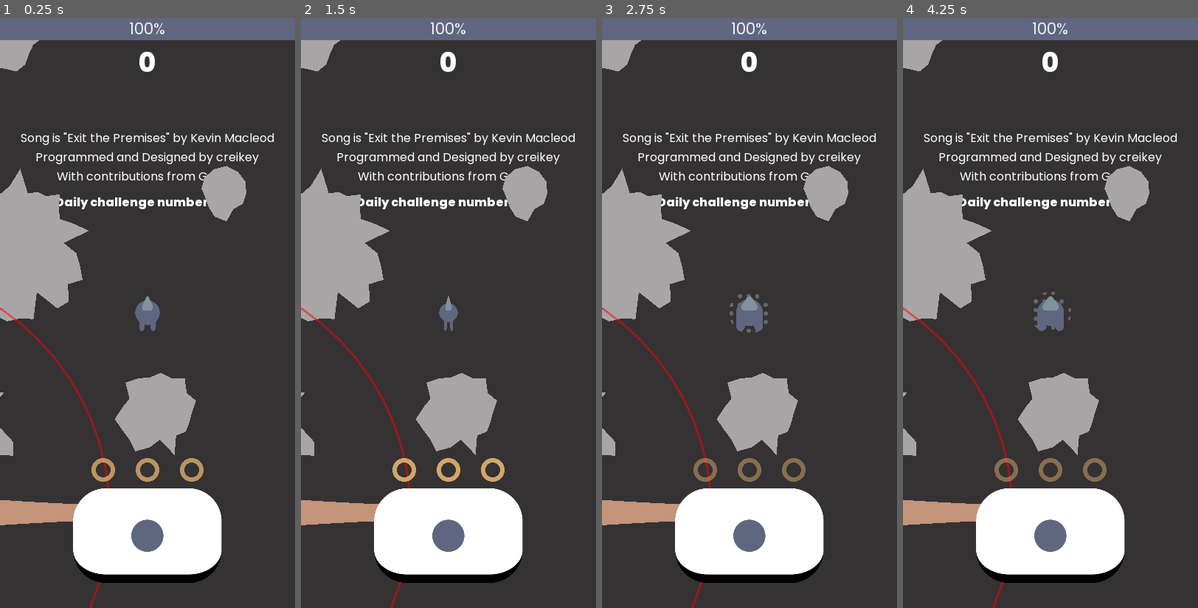
Above: before the commit, frames 1-4 (left to right).
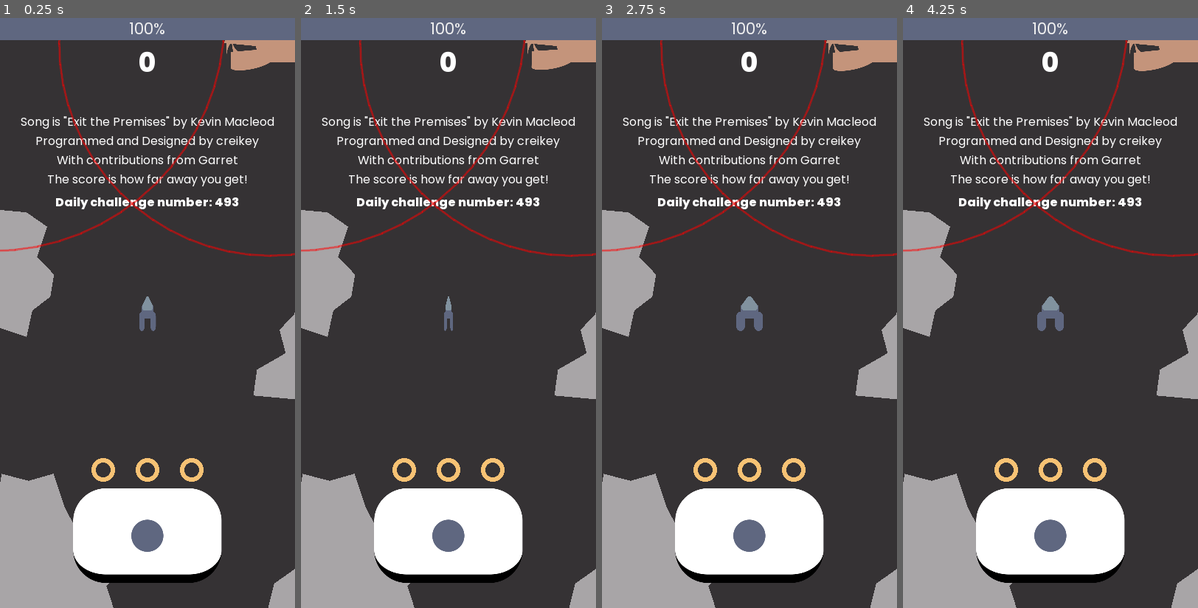
Above: after the commit, the same moments.

Repository: creikey/navitar
Game: Godot game, scene res://Main.tscn
Same seed, same stepped clock (60 frames per second), same inputs: the game is played once before the commit and once after it.
Inputs:
- Up to frame 1 (0.25 s): no input
- Up to frame 2 (1.5 s): tap Enter at 0.5 s; hold D (right) 0.53-1.28 s; tap R at 0.6, 1.35 s; hold A (left) from 1.28 s (still down)
- Up to frame 3 (2.75 s): release A (left) at 2.03 s; hold D (right) from 2.03 s (still down); tap R at 2.1 s
- Up to frame 4 (4.25 s): tap R at 2.85, 3.6 s; release D (right) at 3.53 s; hold A (left) from 3.53 s (still down)

The runs differ from the first frame. In frame 1, 20% of the frame differs, in the area x 0-100%, y 3-100%; in frame 2, 20%; in frame 3, 20%; in frame 4, 20%.

Commit message:
Improve performance and spawn with 3 rings

Diff:
--- a/src/Asteroid.gd
+++ b/src/Asteroid.gd
@@ -4,11 +4,13 @@
 
 func _ready():
 #	color = Game.asteroids + Color(shade_change,shade_change,shade_change)
+	sleeping = true
 	$Polygon2D.color = Game.asteroids
+
 
 func create(radius: float):
 	seed((str(Game.get_challenge_number()) + str(global_position.x) + str(global_position.y)).hash())
-	var vertex_count := int(max(3.0, radius*0.4))
+	var vertex_count := int(max(3.0, radius*0.2))
 	var deviation: float = radius/6
 
 	var vertices: Array = []
--- a/src/Dragon.gd
+++ b/src/Dragon.gd
@@ -7,6 +7,7 @@
 
 export var do_init = false
 
+var player = null
 var between_points: float = 10.0
 
 func _ready():
@@ -27,6 +28,8 @@
 	bodyline.points = PoolVector2Array(points)
 
 func _physics_process(delta):
+	if player.global_position.distance_to(global_position) > 2000.0:
+		queue_free() # dragons delete separately from the tiles
 	if get_player() != null and _anim.current_animation == "idle":
 		_anim.play("chase", 0.2)
 		$Roar.play()
--- a/src/Game.gd
+++ b/src/Game.gd
@@ -5,7 +5,7 @@
 	THRUST_RIGHT
 }
 
-const tile: float = 1000.0
+const tile: float = 800.0
 
 signal show_restart
 
@@ -34,7 +34,7 @@
 	if Rune.available():
 		return Rune.get_challenge_number()
 	# days since Saturday, July 8 2023 12:00:00 am PDT
-	return floor((Time.get_unix_time_from_system() -  1657329348.0)/86400)
+	return floor((OS.get_unix_time() -  1657329348.0)/86400)
 
 func _ready():
 	if Rune.available():
--- a/src/GameTile.gd
+++ b/src/GameTile.gd
@@ -3,7 +3,7 @@
 signal deleting(pos)
 
 var player: Node2D
-var dragon_chance = 0.05
+var dragon_chance = 0.1
 
 func _process(delta):
 	if player.global_position.distance_to(global_position) > Game.tile*3.0:
@@ -12,17 +12,18 @@
 
 func generate():
 	seed((str(global_position.x) + str(global_position.y) + str(Game.get_challenge_number())).hash())
-	for x in range(0.0, Game.tile, 300):
-		for y in range(0.0, Game.tile, 300):
+	for x in range(0.0, Game.tile, Game.tile/2.0):
+		for y in range(0.0, Game.tile, Game.tile/2.0):
 			var target := Vector2(x, y) + Vector2(rand_range(-100.0, 100.0), rand_range(-100.0, 100.0))
 			var random_result = rand_range(0.0, 1.0)
 			if random_result < dragon_chance:
 				var dragon = preload("res://Dragon.tscn").instance()
-				add_child(dragon)
+				get_parent().add_child(dragon)
 				dragon.global_position = global_position + target
+				dragon.player = player
 				dragon.initialize_tail()
 				continue
 			var asteroid = preload("res://Asteroid.tscn").instance()
 			add_child(asteroid)
 			asteroid.position = target
-			asteroid.create(rand_range(25, 100))
+			asteroid.create(rand_range(75, 125))
--- a/src/Main.gd
+++ b/src/Main.gd
@@ -3,4 +3,3 @@
 func _ready():
 	seed(str(Game.get_challenge_number()).hash())
 	Game.cur_score = 0
-	$Base.position = Game.get_game_resolution()/2.0
--- a/src/Main.tscn
+++ b/src/Main.tscn
@@ -1,8 +1,7 @@
-[gd_scene load_steps=26 format=2]
+[gd_scene load_steps=25 format=2]
 
 [ext_resource path="res://Main.gd" type="Script" id=1]
 [ext_resource path="res://Player.tscn" type="PackedScene" id=2]
-[ext_resource path="res://Base.tscn" type="PackedScene" id=3]
 [ext_resource path="res://TouchHandler.gd" type="Script" id=4]
 [ext_resource path="res://Poppins-Regular.ttf" type="DynamicFontData" id=5]
 [ext_resource path="res://Procgen.gd" type="Script" id=6]
@@ -53,14 +52,18 @@
 _build_base_button_path = NodePath("../CanvasLayer/BuildBaseButton")
 
 [node name="CreditLabel" type="Label" parent="."]
-margin_top = 152.0
+margin_top = 130.0
 margin_right = 400.0
-margin_bottom = 227.0
+margin_bottom = 231.0
 custom_fonts/font = SubResource( 11 )
 text = "Song is \"Exit the Premises\" by Kevin Macleod
 Programmed and Designed by creikey
-With contributions from Garret"
+With contributions from Garret
+The score is how far away you get!"
 align = 1
+__meta__ = {
+"_edit_use_anchors_": false
+}
 
 [node name="DailyChallengeLabel" type="Label" parent="."]
 margin_top = 239.0
@@ -184,7 +187,5 @@
 script = ExtResource( 6 )
 player_path = NodePath("../Player")
 
-[node name="Base" parent="." instance=ExtResource( 3 )]
-
 [connection signal="pressed" from="CanvasLayer/BuildBaseButton" to="Player" method="_on_BuildBaseButton_pressed"]
 [connection signal="pressed" from="CanvasLayer/RestartButton" to="CanvasLayer/RestartButton" method="_on_RestartButton_pressed"]
--- a/src/Player.gd
+++ b/src/Player.gd
@@ -23,7 +23,7 @@
 var _spawning_in: bool = true
 var _died: bool = false
 
-var rings: int = 0 setget set_rings
+var rings: int = 3 setget set_rings
 var health: float = 1.0
 
 func set_rings(new_rings):
